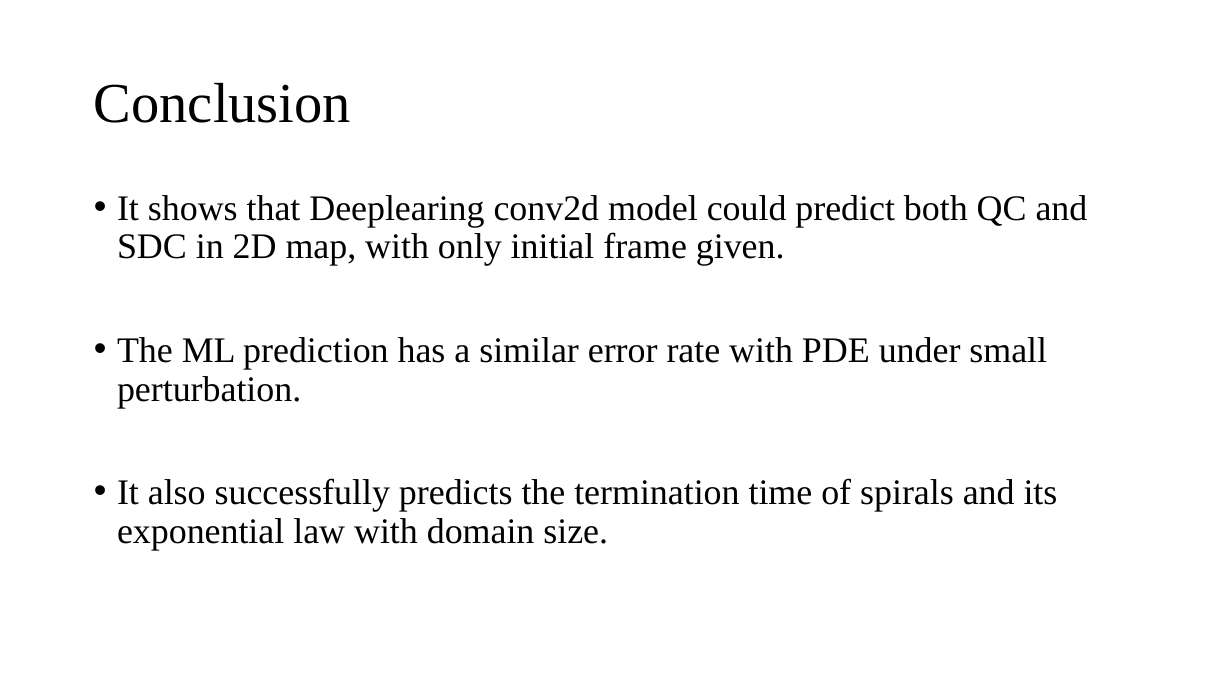
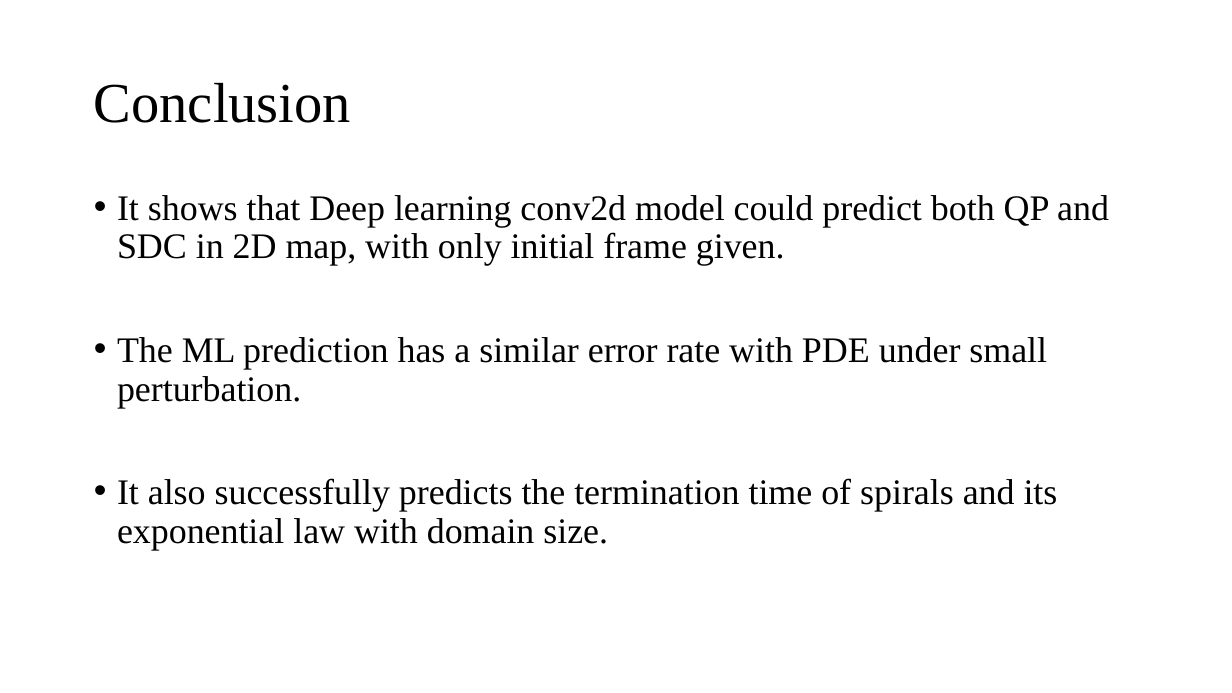
Before and after one commit to William-XiaodongAn/William-XiaodongAn.github.io, a slide deck: slide 11 of journal club 7.pptx. Drawn at 1232x693 pixels with LibreOffice and Linux fonts; fonts in the diff are those of the drawing. Boxes give left, top, right and bottom in pixels: in the first picture for what was removed or moved away, otherwise in the second. Text is boxed around its words. In the diff, an @@ line names an element or a change of style, - is before the commit and + after.

```diff
--- a/journal club 7.pptx
+++ b/journal club 7.pptx
@@ text at bbox=[117, 195, 1109, 266]: text changed @@
-• It shows that Deeplearing conv2d model could predict both QC and SDC in 2D map, with only initial frame given.
+• It shows that Deep learning conv2d model could predict both QP and SDC in 2D map, with only initial frame given.
```
Also in this commit, not shown: 1 other slide changed, 1 other file.
